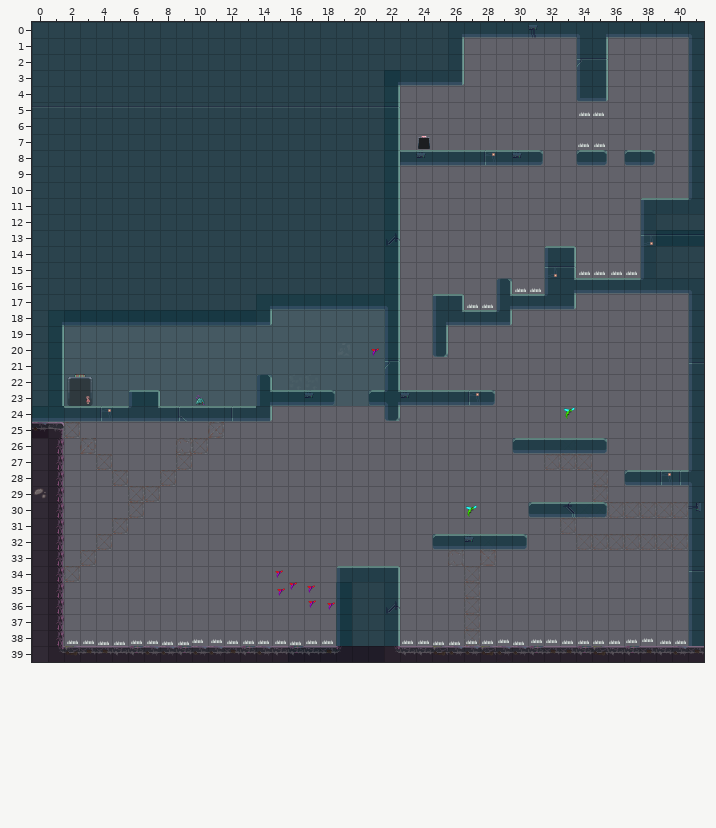
A Tiled map (JSON) gets an edit: Eudaemon/assets/levels/level4.json. The picture above is the old version.
Cells are 32x32 px. Shown: x 0..41, y 0..39.
Now the later version:
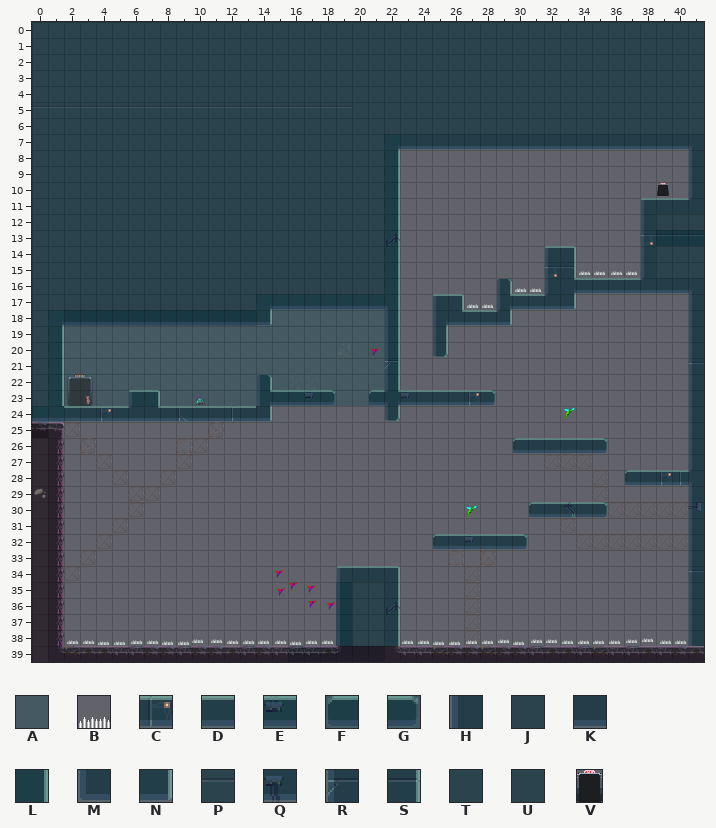
Key: from "Eudaemon Tilleset": A 60 "BGConcreteF", B 86 "spike", C 135 "MetalPlatformB", D 137 "MetalPlatformD", E 138 "MetalPlatformE", F 140 "MetalPlatformLeftEnd", G 141 "MetalPlatformRightEnd", H 168 "MetalPlatformExteriorVer", J 169 "MetalPlatformExteriorMid", K 170 "MetalPlatformExterior", L 171 "MetalPlatformExteriorVer", M 194 "MetalPlatformExteriorCor", N 195 "MetalPlatformExteriorCor", P 211 "MetalPlatformExteriorAVe", Q 221 "MetalPlatformExteriorE2", R 231 "MetalPlatformExteriorAVe", S 232 "MetalPlatformExteriorAVe", T 319 "MetalPlatformExteriorMid", U 320 "MetalPlatformExteriorMid", V 336 "exit".
_ is an empty cell.
Objects are placed by their top-left corner, in cells (3,4 is the top-left corner of cell 3,4); size is 1x1 cell unless given.
See-through tiles are keyed as they look on the map.
Difference:
Layer "TileLayerBG2":
Tile A becomes tile J in rows 4 to 6 at x 22.
Tile P becomes tile J in row 5 at x 20 to 21.
The author put tile J in row 0 at x 27 to 33 and 36 to 40; in rows 1 to 2 at x 26 to 41; in rows 3 to 6 at x 23 to 41.
Layer "TileLayerFG":
The author put tile K in row 7 at x 23 to 40.
Tile L becomes tile T in row 7 at x 22.
Tile H becomes tile U in row 7 at x 41.
The author cleared tile C in row 8 at x 28.
The author cleared tile D in row 8 at x 23, 25 to 27 and 29.
The author cleared tile E in row 8 at x 24 and 30.
The author cleared tile F in row 8 at x 34 and 37.
The author cleared tile G in row 8 at x 31, 35 and 38.
The author cleared tile H in row 1 at x 34 and 41; in row 2 at x 41; in row 3 at x 34 and 41; in rows 4 to 6 at x 41.
The author cleared tile K in row 0 at x 27 to 30, 32 to 33 and 36 to 40; in row 3 at x 23 to 25.
The author cleared tile L in row 1 at x 26 and 35; in row 2 at x 26; in row 3 at x 35; in row 4 at x 22; in row 6 at x 22.
The author cleared tile M in row 4 at x 34.
The author cleared tile N in row 3 at x 26; in row 4 at x 35.
The author cleared tile Q in row 0 at x 31.
The author cleared tile R in row 2 at x 34.
The author cleared tile S in row 2 at x 35; in row 5 at x 22.
Layer "ObjectLayer":
Object V "Exit" at 24.1,7.1 size 0.7x0.8 becomes V "Exit" at 39.1,10.1 size 0.7x0.8.
Object B "Spike" at 34.2,5.2 size 0.7x0.7 is removed.
Object B "Spike" at 35.1,5.2 size 0.7x0.7 is removed.
Object B "Spike" at 34.1,7.1 size 0.7x0.7 is removed.
Object B "Spike" at 35.1,7.2 size 0.7x0.7 is removed.
Where, in picture pixels (left, top, right, bottom), the same in both pictures:
changed: (352, 22, 704, 166)
new place: (657, 183, 669, 196)
